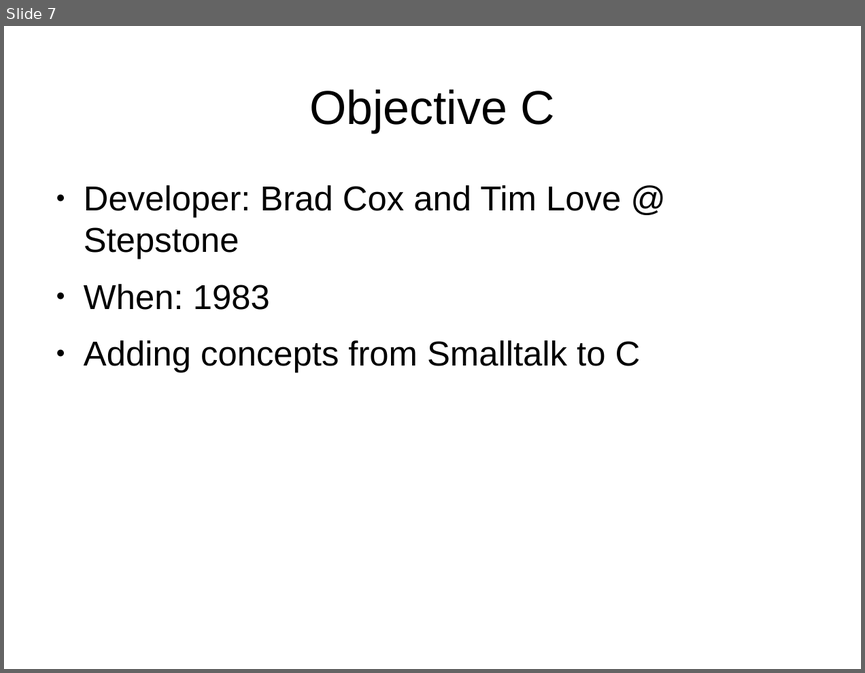
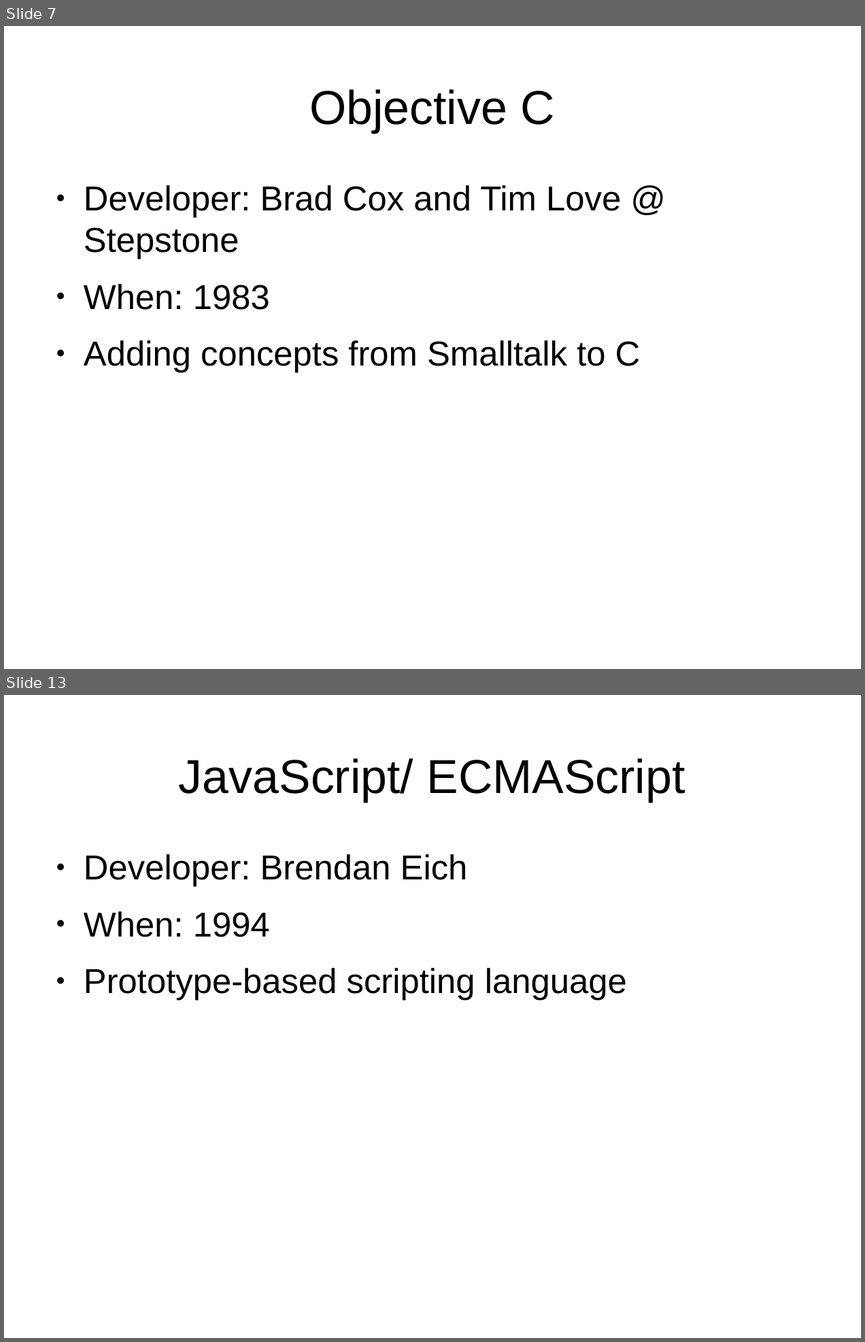
Before and after one commit to cajun-code/Programming_language_swamp_tour, a slide deck: plst.odp. Shown one above the other, each under a label of ours: slide 7 before the commit, slides 7 and 13 after it; the slides between them are not shown. The pictures are 865x673 and 865x1342 pixels, drawn with LibreOffice and Linux fonts; fonts in the diff are those of the drawing; background and template pictures are left out. Boxes give left, top, right and bottom in pixels: in the first picture for what was removed or moved away, otherwise in the second. Text is boxed around its words. In the diff, an @@ line names an element or a change of style, - is before the commit and + after.

```diff
--- a/plst.odp
+++ b/plst.odp
@@ slide 13 added at (4,695,861,1338), background picture (left out) @@
@@ title added at (179,758,685,802), 44 pt, text #000000 @@
+JavaScript/ ECMAScript
@@ text added at (84,854,627,1000), 32 pt, text #000000 @@
+● Developer: Brendan Eich
+● When: 1994
+● Prototype-based scripting language
```
Also in this commit, not shown: 9 other slides added, 1 other file.
